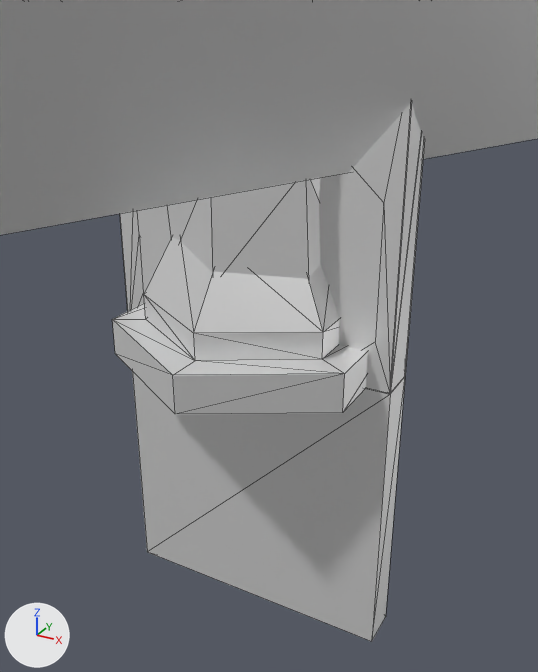
What one commit did to the glTF model front/public/assets/geometry/assets.glb.
One viewpoint serves both versions: a 50 mm camera at (286.0, -501.0, 268.0) aimed at (6.0, 9.0, 13.0). Every picture has the same lights, and +X, +Y and +Z are marked at lower left. Mesh edges are drawn as thin lines. Where no turn or scale is listed for an object, it has been applied to the vertices. Vertices at the same position are counted once.

Objects in the first picture: 'column_big', 'column_big_pedestal', 'mountain.json', 'wall', 'wall.001', 'wallDoor.json'.
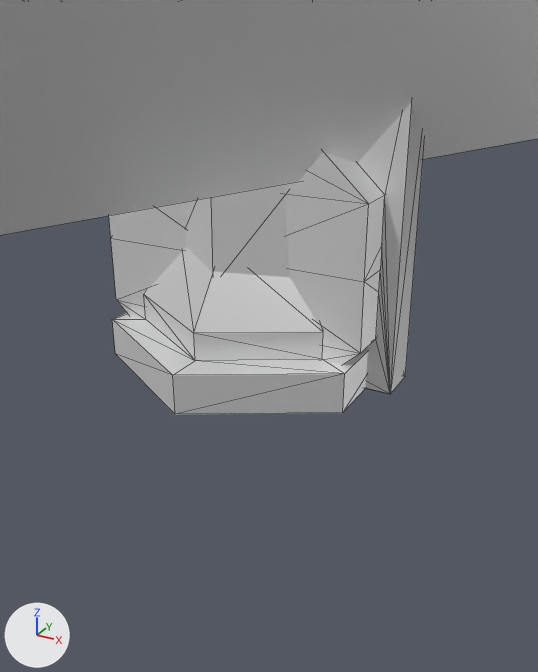
Location of each change, [x1, y1, x2, y2] in pixels of the pictures (538 x 672 px):
'wall', turned: before [132, 371, 405, 641]; after [358, 103, 424, 394]
'wall.001', reshaped: before [120, 104, 411, 394]; after [390, 105, 424, 394]
'doorForExtrude.json', added: after [109, 152, 385, 364]
'wallDoor.json', deleted: before [390, 104, 424, 393]

What changed in the scene script:
```text
Change me_mesh_0_002:
    used by ob_wall_001; location = (0.0, 0.0, 126.0)
    remove me_mesh_0_002.from_pydata(...)  # 8 vertices, 12 faces; spans x -125.0..125.0, y -17.0..17.0, z -126.0..126.0
    remove me_mesh_0_002.materials.append(mat_material_0_002)
    add me_mesh_0_002.from_pydata(...)  # 58 vertices, 116 faces; spans x -125.0..125.0, y -17.0..17.0, z 0.0..250.0
    me_mesh_0_002 part 1: 8 vertices removed from x -125.0..125.0, y -17.0..17.0, z -126.0..126.0; 58 vertices added at x -125.0..125.0, y -17.0..17.0, z 0.0..250.0
    add me_mesh_0_002.materials.append(mat_material_2)
Add me_mesh_4_1:
    me_mesh_4_1.from_pydata(...)  # 27 vertices, 49 faces; spans x -111.0..111.0, y -47.0..47.0, z 0.0..194.0
    me_mesh_4_1.materials.append(mat_material_4)
Change ob_wall:
    ob_wall.rotation_euler: (3.142, 0.0, 0.0) -> (0.0, 0.0, 0.0)  # degrees (180, 0, 0) -> degrees (0, 0, 0)
Remove ob_walldoor_json:
    ob_walldoor_json = bpy.data.objects.new('wallDoor.json', me_mesh_0_001)
    ob_walldoor_json.location = (-7.0, 1.0, 111.0)
Add ob_doorforextrude_json:
    ob_doorforextrude_json = bpy.data.objects.new('doorForExtrude.json', me_mesh_4_1)
    ob_doorforextrude_json.location = (0.0, 0.0, 0.0)
```
